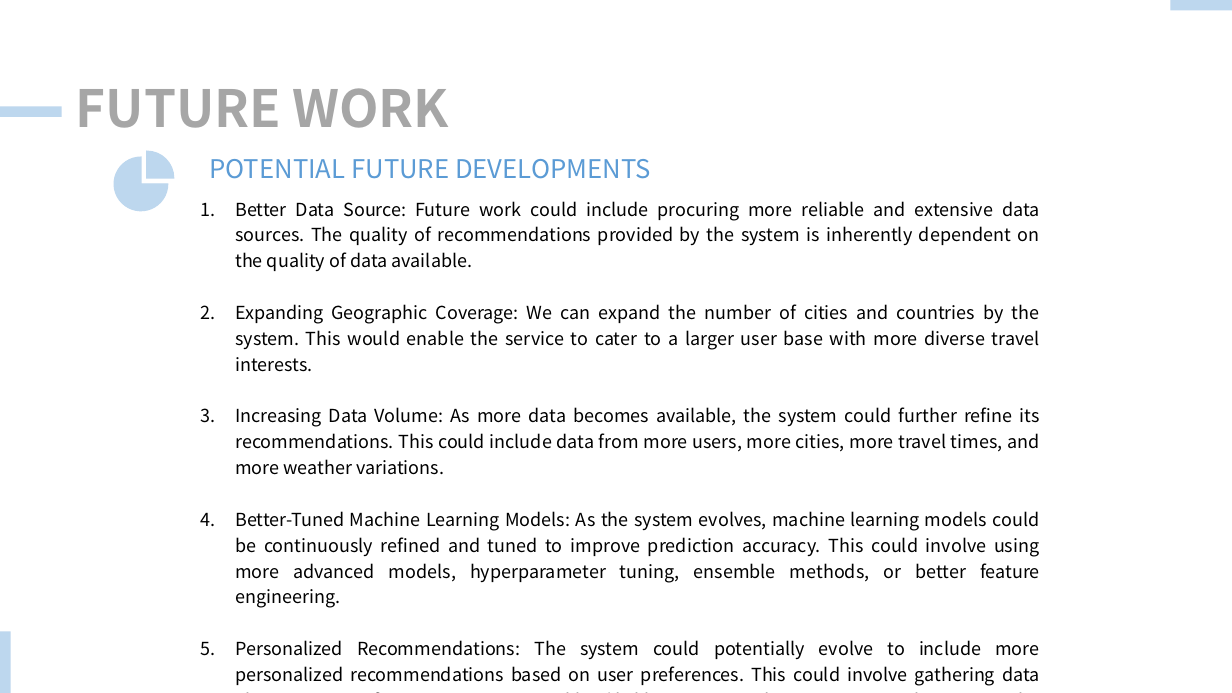
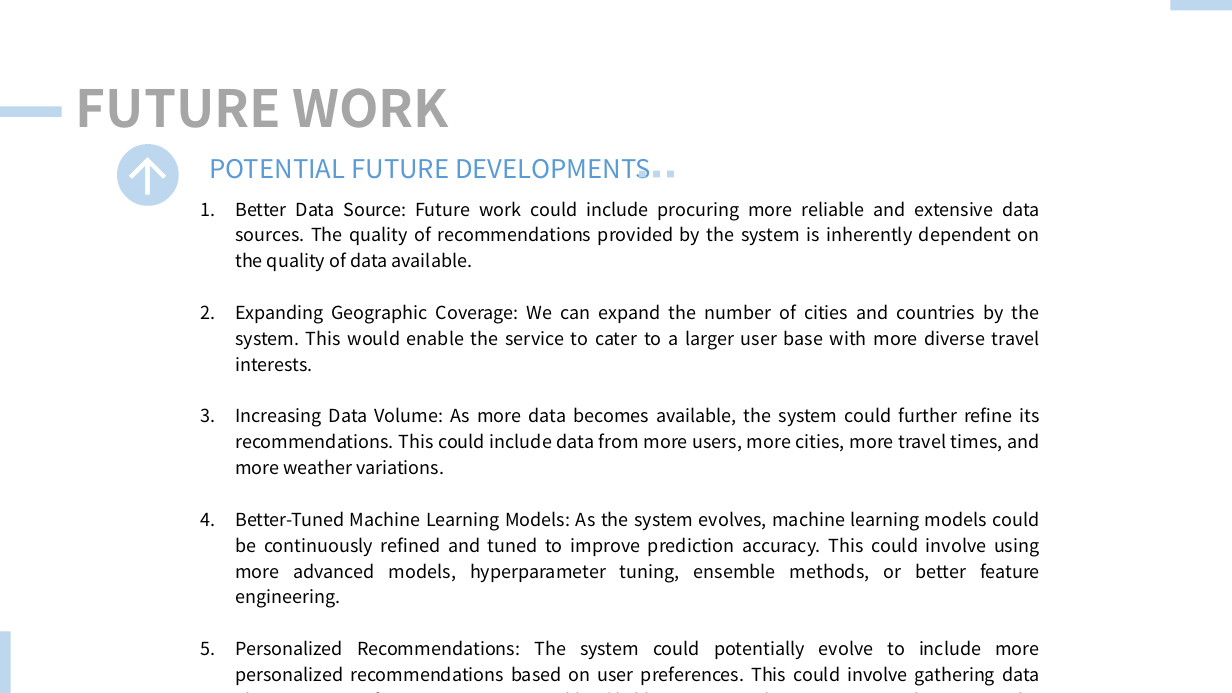
Before and after one commit to 1220780980/TiDB-Hack-Traveling-AI, a slide deck: slide 15 of Presentation.pptx. Drawn at 1232x693 pixels with LibreOffice and Linux fonts; fonts in the diff are those of the drawing. Boxes give left, top, right and bottom in pixels: in the first picture for what was removed or moved away, otherwise in the second. Text is boxed around its words. In the diff, an @@ line names an element or a change of style, - is before the commit and + after.

```diff
--- a/Presentation.pptx
+++ b/Presentation.pptx
@@ freeform shape: place and size @@
-freeform shape at [112,152,174,213]
+freeform shape at [117,144,179,206]
@@ freeform shape at [117,144,179,206]: outline #BDD7EE 1 pt to none @@
@@ rectangle added at [639,171,645,177], fill #BDD7EE @@
@@ rectangle added at [653,171,660,177], fill #BDD7EE @@
@@ rectangle added at [667,171,674,177], fill #BDD7EE @@
```
Also in this commit, not shown: 10 other slides changed, 7 other files.
